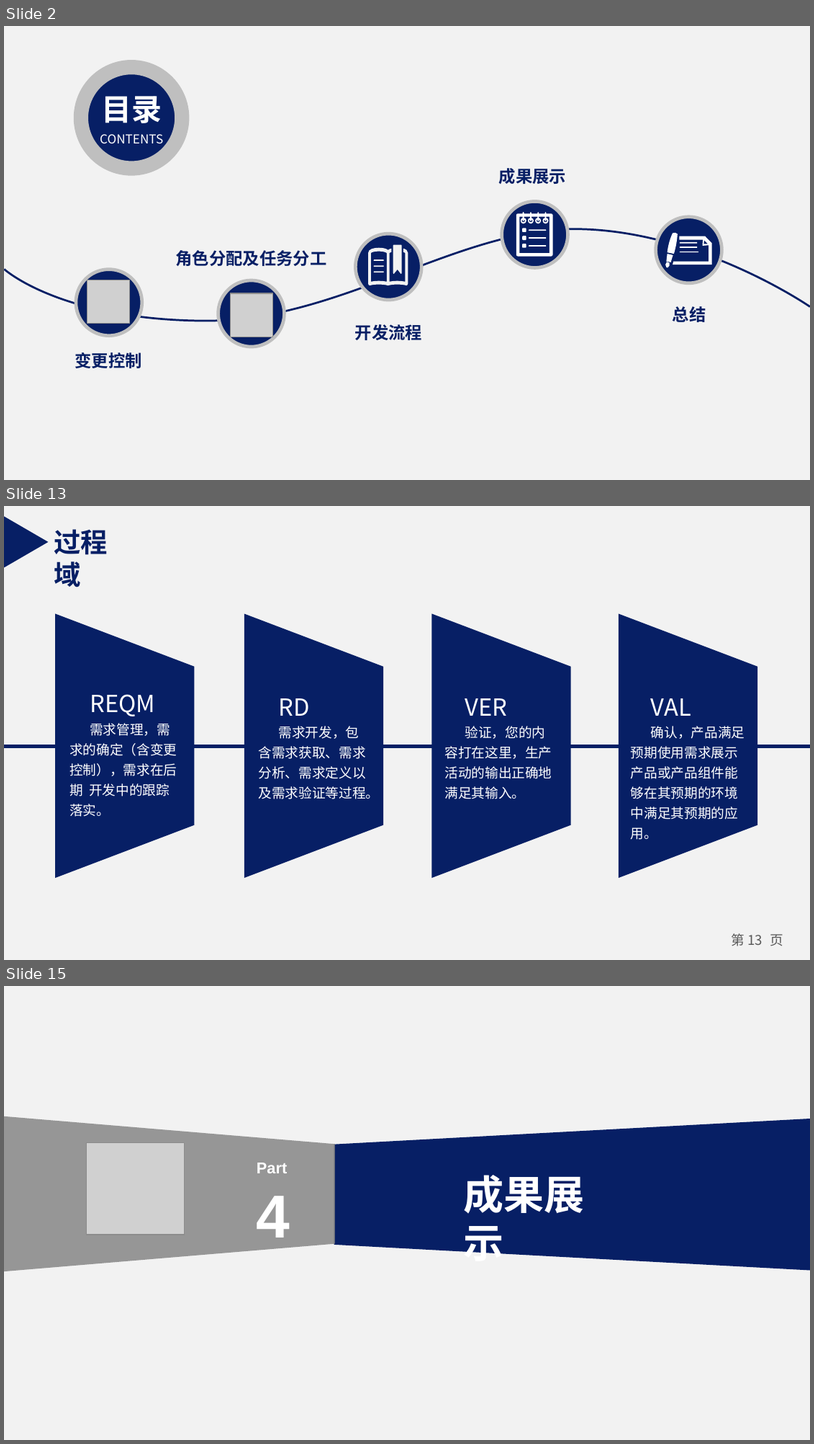
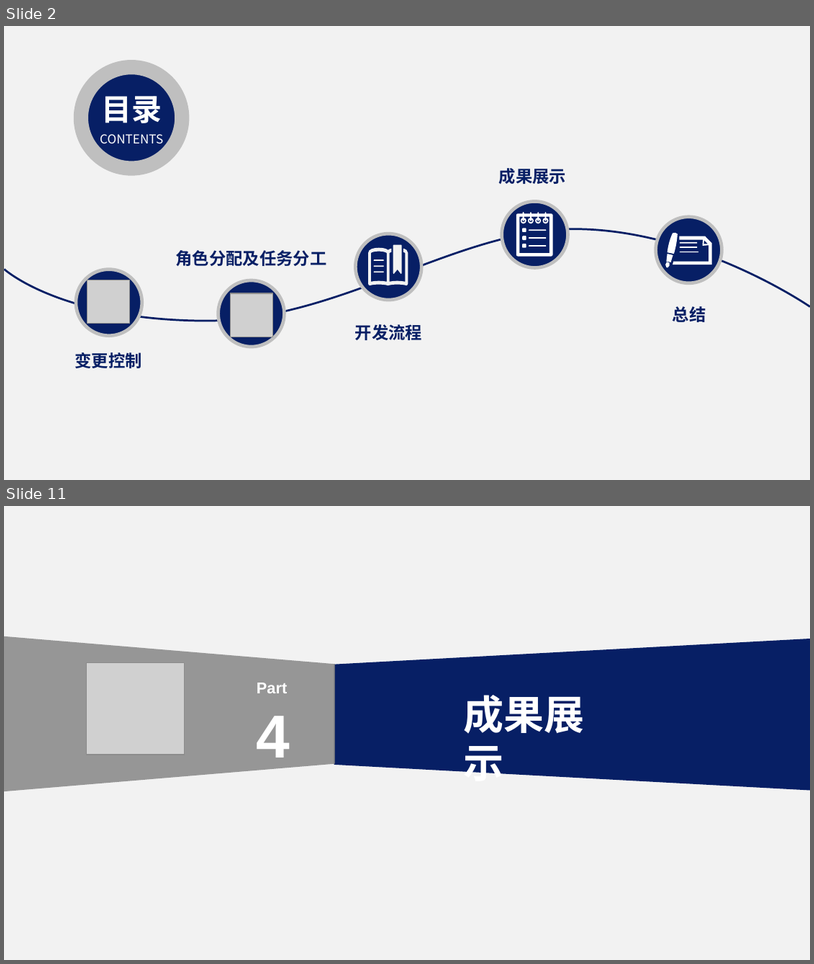
Before and after one commit to NillsWang/OlineEducationSys, a slide deck: practical_exloir/精化阶段/8组 阶段评审 刘杰 .pptx. Shown one above the other, each under a label of ours: slides 2, 13 and 15 before the commit, slides 2 and 11 after it; the slides between them are not shown. The pictures are 814x1444 and 814x964 pixels, drawn with LibreOffice and Linux fonts; fonts in the diff are those of the drawing; grey boxes stand for pictures. Boxes give left, top, right and bottom in pixels: in the first picture for what was removed or moved away, otherwise in the second. Text is boxed around its words. In the diff, an @@ line names an element or a change of style, - is before the commit and + after.

```diff
--- a/practical_exloir/精化阶段/8组 阶段评审 刘杰 .pptx
+++ b/practical_exloir/精化阶段/8组 阶段评审 刘杰 .pptx
@@ slide 13 removed at [4,506,810,960], background #F2F2F2 @@
@@ triangle removed at [5,516,49,568] @@
@@ text removed at [54,529,108,587] @@
-过程域
@@ freeform shape removed at [56,614,195,878] @@
@@ freeform shape removed at [244,614,384,878] @@
@@ freeform shape removed at [432,614,571,878] @@
@@ freeform shape removed at [618,614,758,878] @@
@@ text removed at [70,694,177,816] @@
-REQM
-需求管理，需求的确定（含变更控制），需求在后期 开发中的跟踪落实。
@@ text removed at [259,698,380,799] @@
-RD
-需求开发，包含需求获取、需求分析、需求定义以及需求验证等过程。
@@ text removed at [445,698,552,799] @@
-VER
-验证，您的内容打在这里，生产活动的输出正确地满足其输入。
@@ text removed at [631,698,746,839] @@
-VAL
-确认，产品满足预期使用需求展示产品或产品组件能够在其预期的环境中满足其预期的应用。
@@ line removed from (4, 746) to (810, 746) @@
@@ page number removed at [732,933,784,946] @@
-第 13 页
@@ what was slide 15 is now slide 11 @@
```
Also in this commit, not shown: 9 slides changed, 4 slides added, 7 other slides removed, 1 other file.
